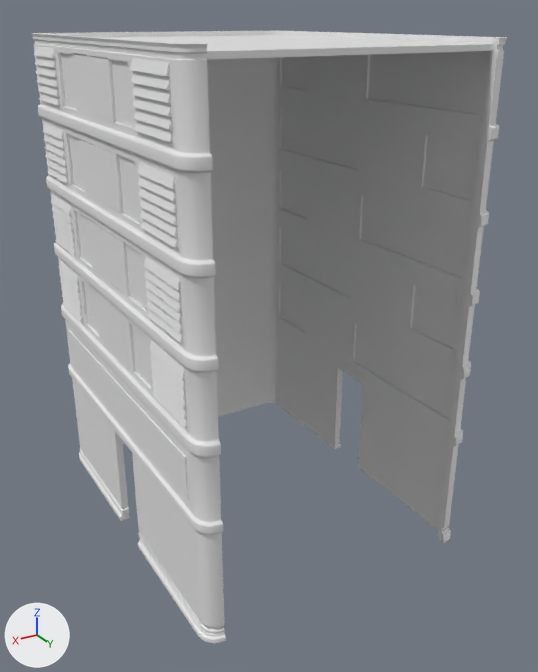
The FBX model Assets/Arte/Escenario/Edificios/Building01.fbx as it was, and as the next commit left it.
One viewpoint serves both versions: a 50 mm camera at (58.5, 34.4, 20.7) aimed at (43.2, 8.8, 7.9). The axes (+X, +Y, +Z) are drawn at lower left. The lights are the same throughout. Where no turn or scale is listed for an object, it has been applied to the vertices. Vertices at the same position are counted once.

Objects in the first picture: 'Building01_Full'.
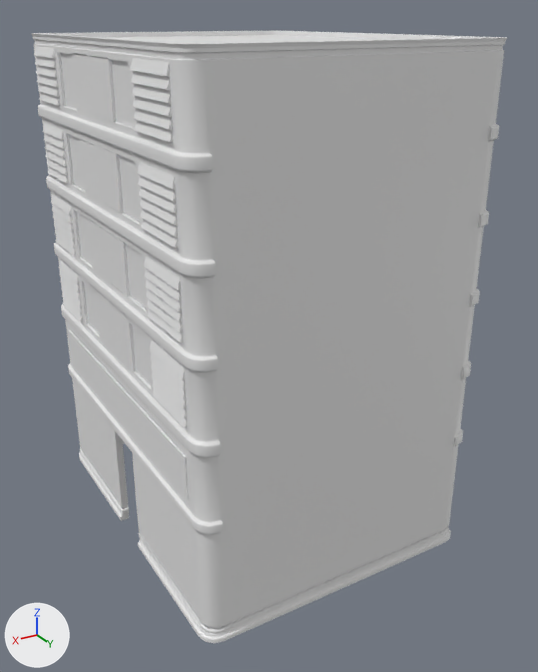
Commit message: Building 01

Pixel boxes (x1, y1, x2, y2) of what changed, in the pictures (538 x 672 px):
part 1 of me_mesh, added
    after: (203, 38, 500, 640)
part 2 of me_mesh, added
    after: (224, 530, 443, 626)
part 3 of me_mesh, added
    after: (224, 532, 443, 630)

The change, as a list of edits to the scene's bpy script:
```text
Change me_mesh:
    used by ob_building01_full; location = (38.1, 1.85, 0.0)
    remove me_mesh.from_pydata(...)  # 7456 vertices, 14655 faces; spans x -1.7..12.1, y -2.5..14.3, z 0.0..20.0
    add me_mesh.from_pydata(...)  # 7566 vertices, 14839 faces; spans x -1.7..12.1, y -2.5..14.3, z 0.0..20.0
    me_mesh part 1: a new loose piece of 78 vertices spanning x 0.8..11.3, y 13.9..14.3, z 0.0..20.0
    me_mesh part 2: a new loose piece of 16 vertices spanning x 0.8..11.3, y 14.0..14.1, z 0.5..0.6
    me_mesh part 3: a new loose piece of 16 vertices spanning x 0.8..11.3, y 14.0..14.2, z 0.3..0.5
```
